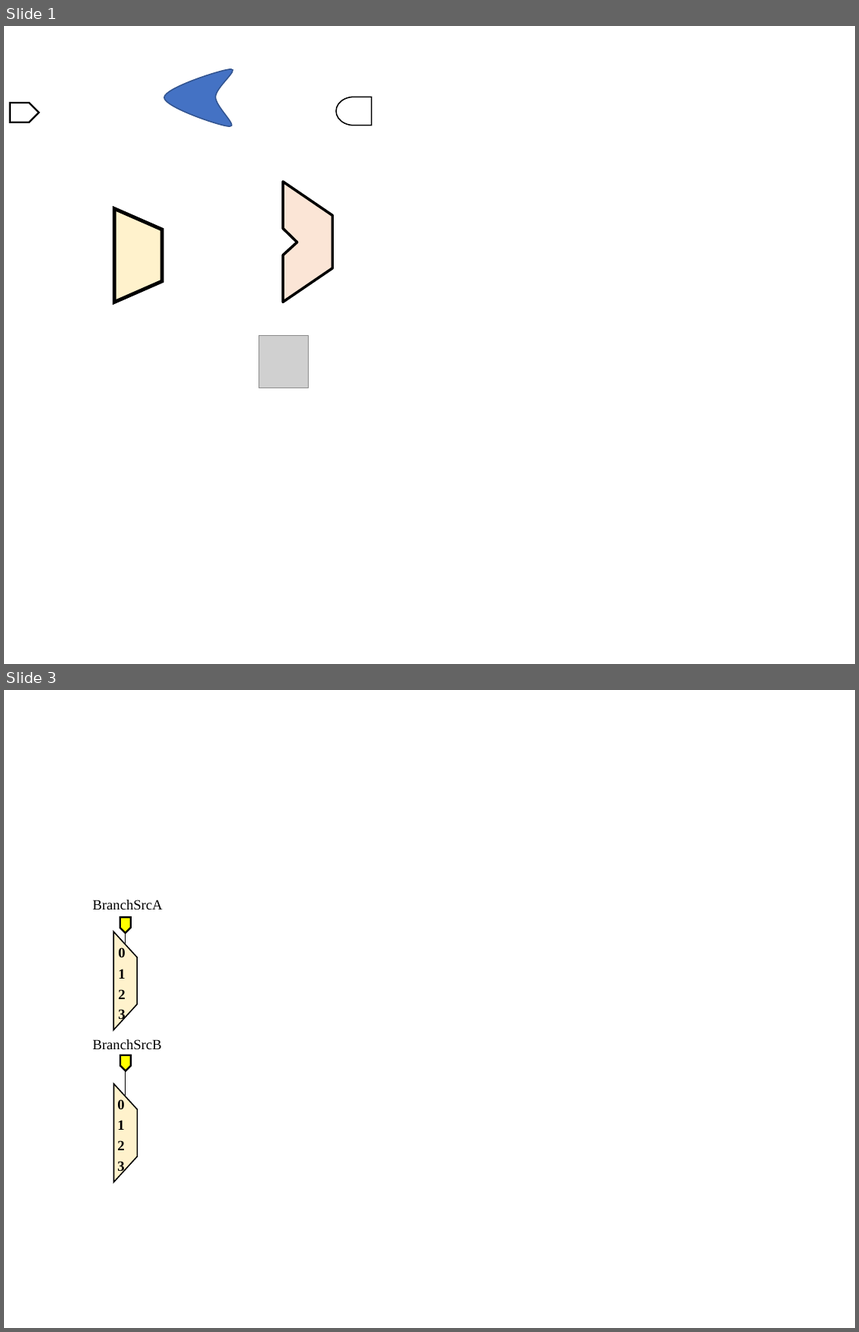
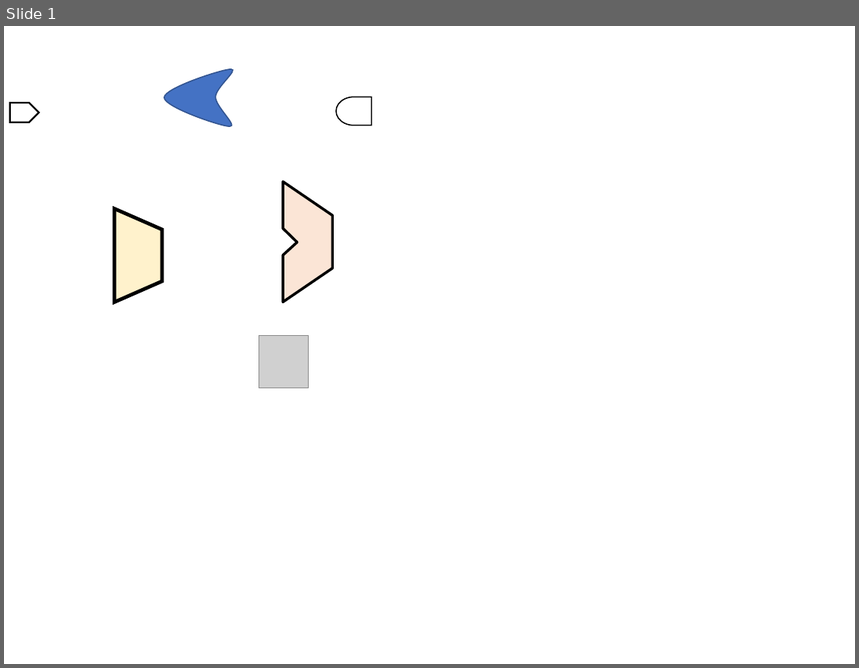
Before and after one commit to baron0426/Pipeline, a slide deck: fig.pptx. Shown one above the other, each under a label of ours: slides 1 and 3 before the commit, slide 1 after it; the slides between them are not shown. The pictures are 859x1332 and 859x668 pixels, drawn with LibreOffice and Linux fonts; fonts in the diff are those of the drawing; grey boxes stand for pictures. Boxes give left, top, right and bottom in pixels: in the first picture for what was removed or moved away, otherwise in the second. Text is boxed around its words. In the diff, an @@ line names an element or a change of style, - is before the commit and + after.

```diff
--- a/fig.pptx
+++ b/fig.pptx
@@ slide 3 removed at (4, 690, 855, 1328), background #FFFFFF @@
@@ group removed at (93, 900, 163, 1182): 10 texts, 2 lines, 2 trapezoids, 2 snip same rects @@
-BranchSrcA
-0
-1
-2
-3
-0
-1
-2
-3
-BranchSrcB
```
Also in this commit, not shown: 2 slides changed.
